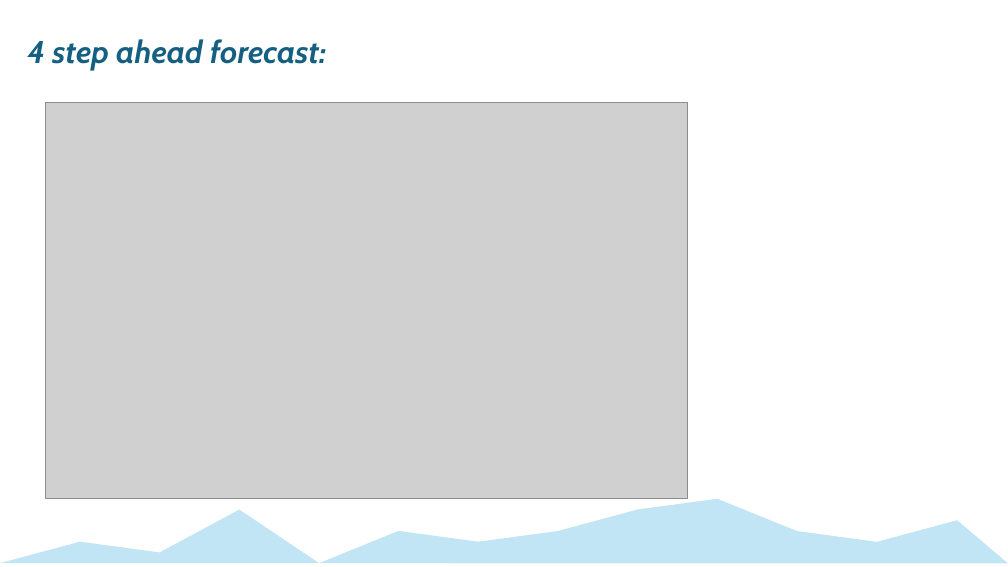
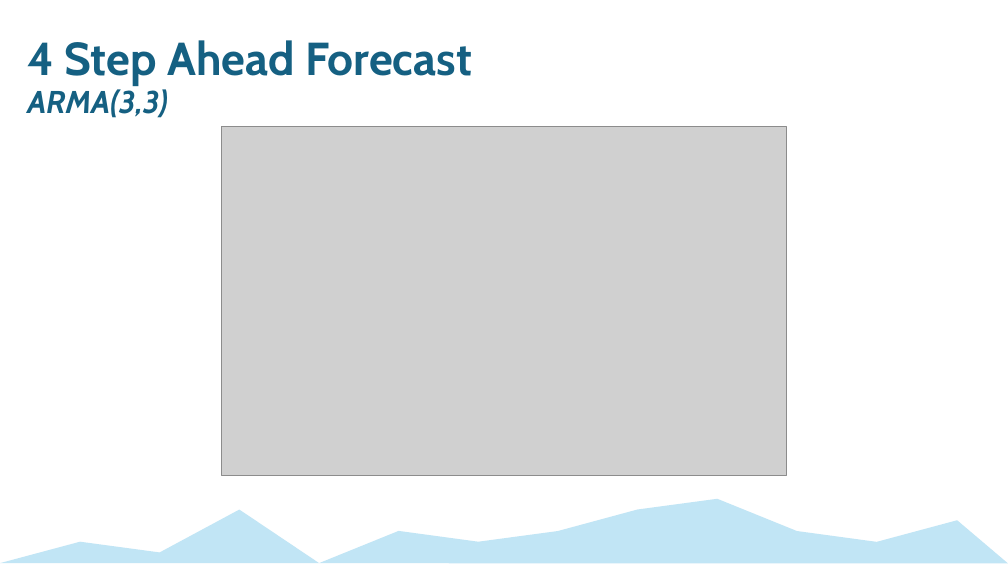
Before and after one commit to mckenzie-maidl/data5305-traffic-predictions, a slide deck: slide 12 of Presentations/Forecasting_ECON 5305_Final Presentation.pptx (slide 14 before the commit). Drawn at 1008x567 pixels with LibreOffice and Linux fonts; fonts in the diff are those of the drawing; grey boxes stand for pictures. Boxes give left, top, right and bottom in pixels: in the first picture for what was removed or moved away, otherwise in the second. Text is boxed around its words. In the diff, an @@ line names an element or a change of style, - is before the commit and + after.

```diff
--- a/Presentations/Forecasting_ECON 5305_Final Presentation.pptx
+++ b/Presentations/Forecasting_ECON 5305_Final Presentation.pptx
@@ text at [27,40,472,118]: text changed; size 30 to 44 pt; italic off @@
-4 step ahead forecast:
+4 Step Ahead Forecast
+ARMA(3,3)
@@ picture: place and size @@
-picture at [45,102,688,499]
+picture at [222,127,786,476]
```
Also in this commit, not shown: 12 other slides changed, 1 slide added, 3 slides removed, 1 other file.
